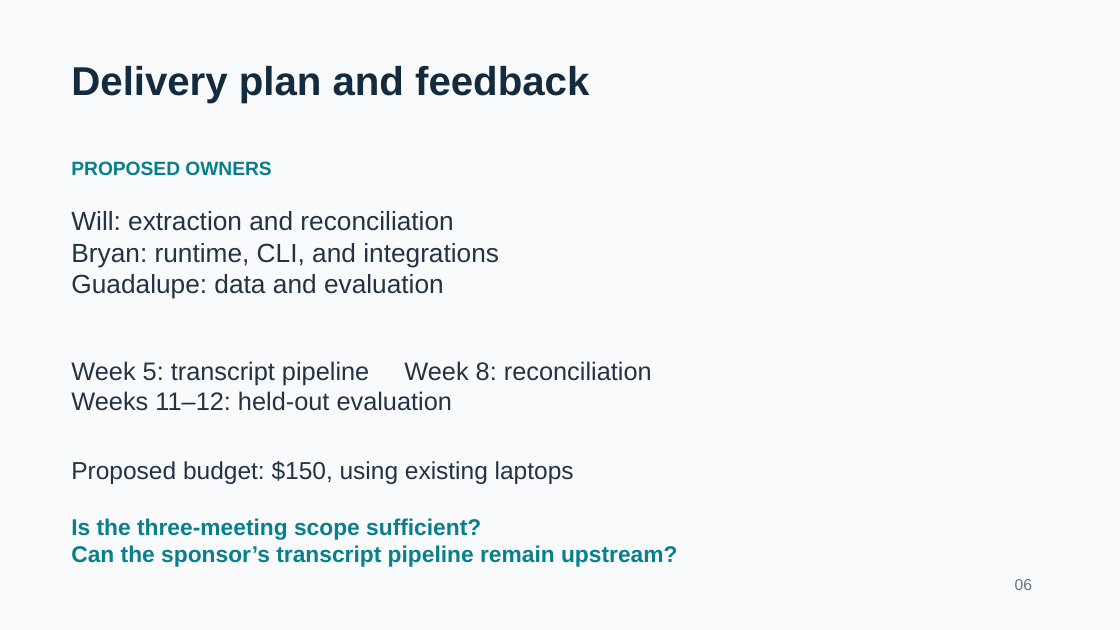
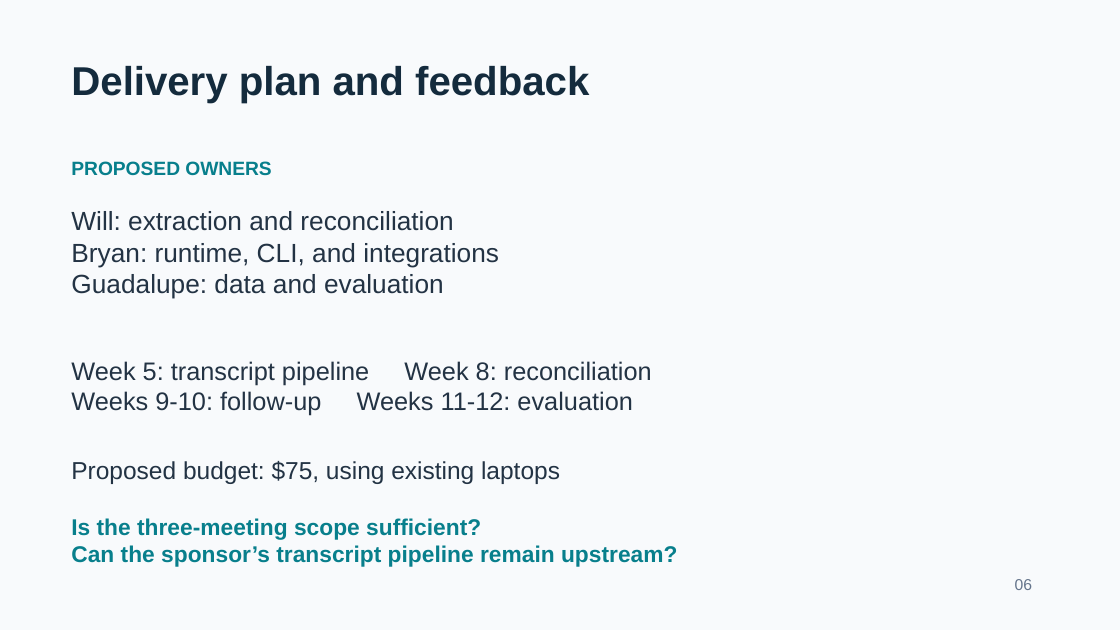
Before and after one commit to BryanDYang/agent-accountability-lab, a slide deck: slide 6 of docs/milestone_1/pitch_deck.pptx. Drawn at 1120x630 pixels with LibreOffice and Linux fonts; fonts in the diff are those of the drawing. Boxes give left, top, right and bottom in pixels: in the first picture for what was removed or moved away, otherwise in the second. Text is boxed around its words. In the diff, an @@ line names an element or a change of style, - is before the commit and + after.

```diff
--- a/docs/milestone_1/pitch_deck.pptx
+++ b/docs/milestone_1/pitch_deck.pptx
@@ text at (71, 391, 632, 416): text changed @@
-Weeks 11–12: held-out evaluation
+Weeks 9-10: follow-up Weeks 11-12: evaluation
@@ text at (71, 461, 560, 484): text changed @@
-Proposed budget: $150, using existing laptops
+Proposed budget: $75, using existing laptops
```
Also in this commit, not shown: 1 other slide changed, 4 slides added, 4 slides removed, 1 other file.
